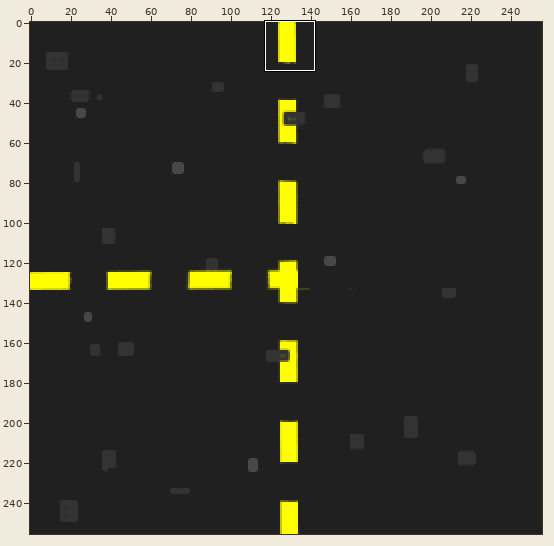
A sprite sheet gets an edit: maps/tilesets/neighborhood/road_t_intersection.png. Above: a wide view before the commit, with the close-up outlined.
Close-up. Earlier state:
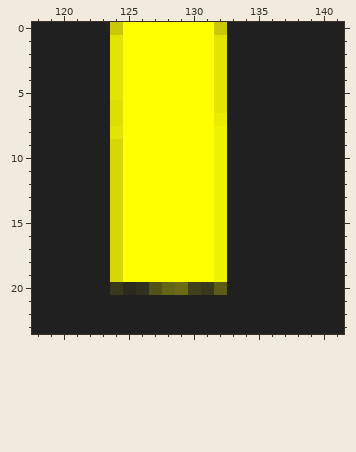
The file is 256x256 pixels. Colours within 5 levels of each other are drawn and written as one. Shown: x 118..141, y 0..23. The commit also changed other parts of the picture, which this record leaves out.
Once edited:
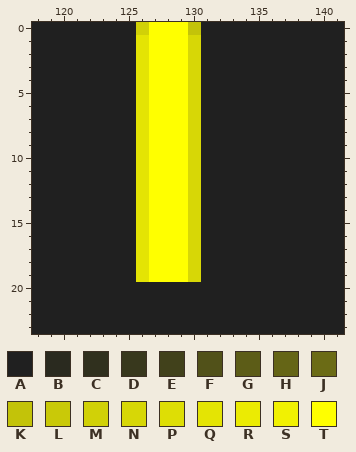
Palette (. is transparent): A #202020  B #2a2a1f  C #30301e  D #38381d  E #41411b  F #515119  G #5c5c17  H #656516  J #6b6b15  K #c3c309  L #c9c908  M #d1d107  N #d7d706  P #dede05  Q #e4e404  R #ebeb03  S #f1f102  T #ffff00
The exact change:
Colour B gives way to colour A in row 20 at x 125.
Colour C gives way to colour A in row 20 at x 126.
Colour D gives way to colour A in row 20 at x 124 and 131.
Colour E gives way to colour A in row 20 at x 130.
Colour F gives way to colour A in row 20 at x 127.
Colour G gives way to colour A in row 20 at x 132.
Colour H gives way to colour A in row 20 at x 128.
Colour J gives way to colour A in row 20 at x 129.
Colour L gives way to colour A in row 0 at x 124 and 132.
Colour N gives way to colour A in rows 9 to 19 at x 124.
Colour P gives way to colour A in rows 6 to 7 at x 124.
Colour Q gives way to colour A in rows 1 to 5 at x 124 and 132; in row 6 at x 132; in row 8 at x 124.
Colour R gives way to colour A in row 7 at x 132.
Colour S gives way to colour A in rows 8 to 19 at x 132.
Colour T gives way to colour A in rows 0 to 19 at x 125 and 131.
Colour T gives way to colour K in row 0 at x 130.
Colour T gives way to colour M in row 0 at x 126.
Colour T gives way to colour N in rows 1 to 19 at x 130.
Colour T gives way to colour Q in rows 1 to 19 at x 126.
